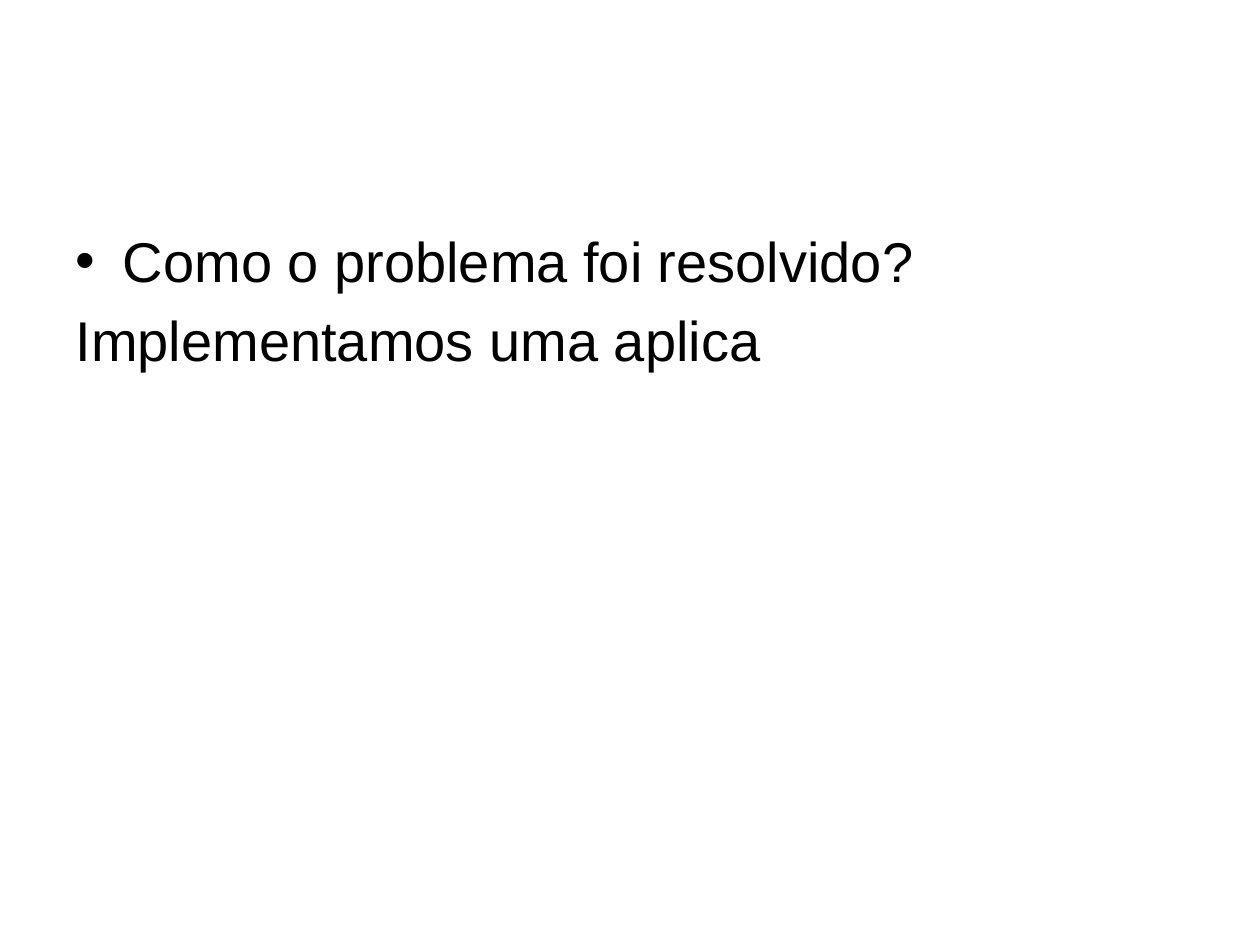
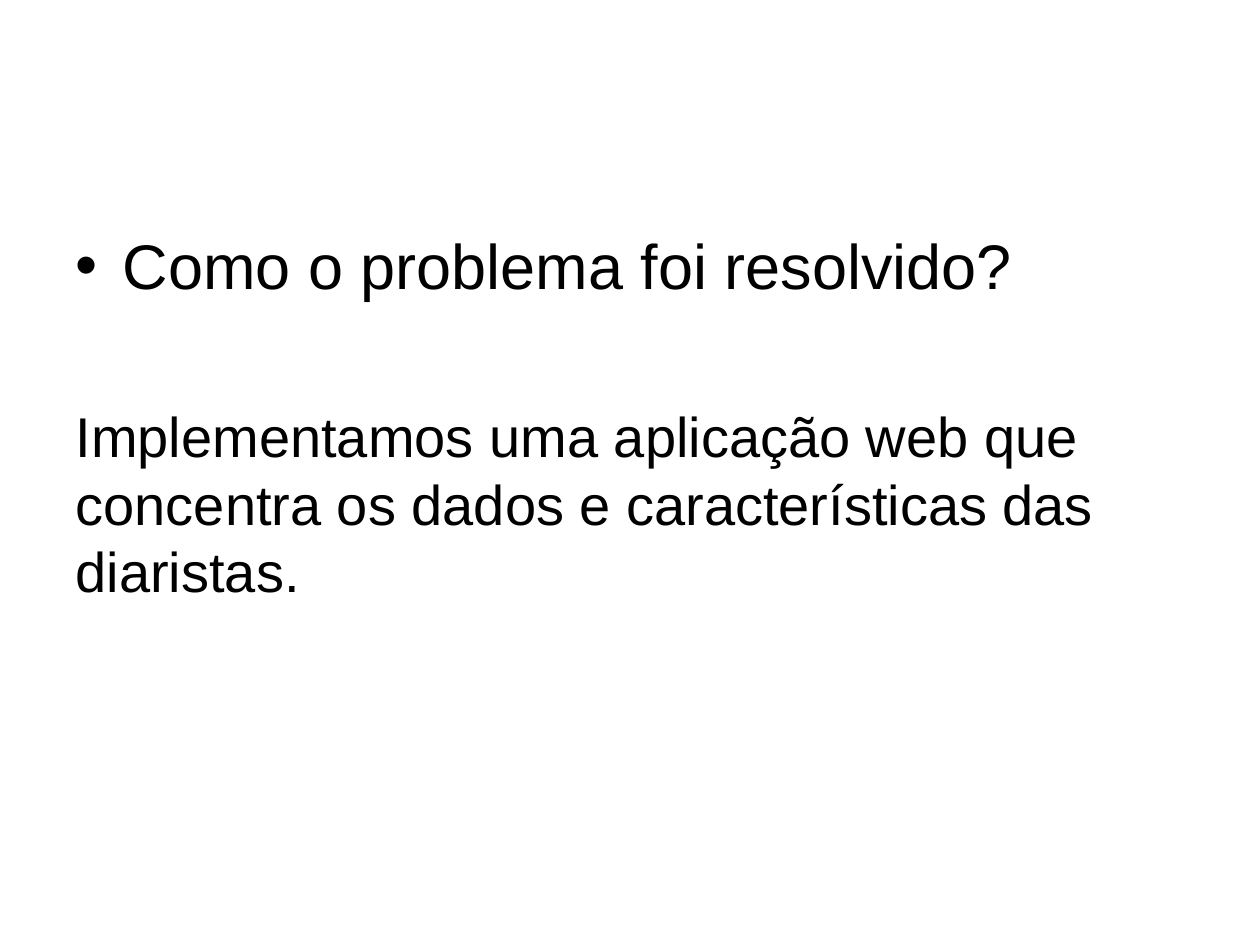
Before and after one commit to douglas-oliveira/Limpai, a slide deck: slide 3 of Docs/Projeto de software apresentação.pptx. Drawn at 1260x945 pixels with LibreOffice and Linux fonts; fonts in the diff are those of the drawing; background and template pictures are left out. Boxes give left, top, right and bottom in pixels: in the first picture for what was removed or moved away, otherwise in the second. Text is boxed around its words. In the diff, an @@ line names an element or a change of style, - is before the commit and + after.

```diff
--- a/Docs/Projeto de software apresentação.pptx
+++ b/Docs/Projeto de software apresentação.pptx
@@ text at [123, 243, 1012, 301]: size 32 to 36 pt in "Como o problema foi resolvido?" @@
@@ text at [76, 416, 1093, 593]: text changed @@
-Implementamos uma aplica
+Implementamos uma aplicação web que concentra os dados e características das diaristas.
```
Also in this commit, not shown: 4 other slides changed.
